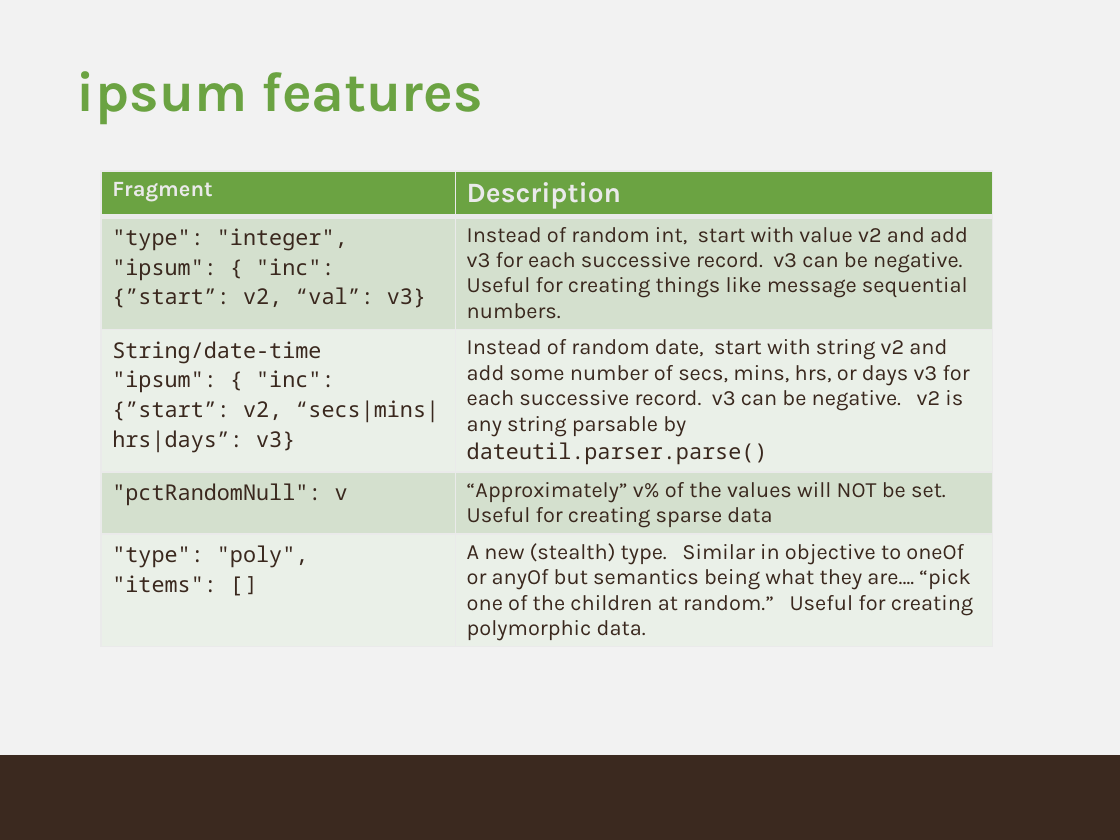
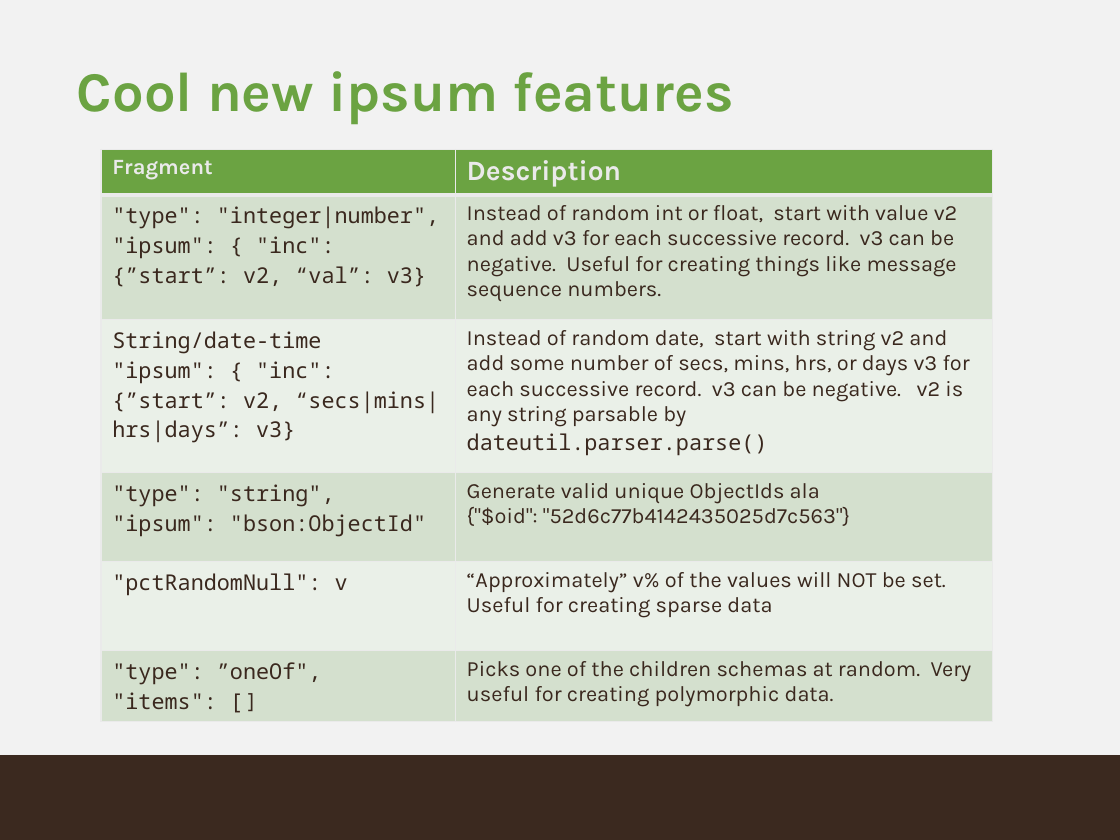
Before and after one commit to buzzm/ipsum, a slide deck: slide 5 of ipsum.pptx. Drawn at 1120x840 pixels with LibreOffice and Linux fonts; fonts in the diff are those of the drawing; background and template pictures are left out. Boxes give left, top, right and bottom in pixels: in the first picture for what was removed or moved away, otherwise in the second. Text is boxed around its words. In the diff, an @@ line names an element or a change of style, - is before the commit and + after.

Commit message:
Fix up docs, add inc for floats.

```diff
--- a/ipsum.pptx
+++ b/ipsum.pptx
@@ title at [77,71,734,125]: text changed @@
-ipsum features
+Cool new ipsum features
@@ table at [101,149,991,715] @@
@@ row 2, column 1: ""type": "integer", / "ipsum": { "inc": {”start”: v2, “val”: v3}" to ""type": "integer|number", / "ipsum": { "inc": {”start”: v2, “val”: v3}" @@
-row 2, column 2: Instead of random int, start with value v2 and add v3 for each successive record. v3 can be negative. Useful for creating things like message sequential numbers.
+row 2, column 2: Instead of random int or float, start with value v2 and add v3 for each successive record. v3 can be negative. Useful for creating things like message sequence numbers.
+row 4: "type": "string", / "ipsum": "bson:ObjectId" | Generate valid unique ObjectIds ala / {"$oid": "52d6c77b4142435025d7c563"}
@@ row 6, column 1: ""type": "poly", / "items": [ ]" to ""type": ”oneOf", / "items": [ ]" @@
-row 6, column 2: A new (stealth) type. Similar in objective to oneOf or anyOf but semantics being what they are…. “pick one of the children at random.” Useful for creating polymorphic data.
+row 6, column 2: Picks one of the children schemas at random. Very useful for creating polymorphic data.
@@ table: place and size @@
-table at [101,171,991,645]
+table at [101,149,991,715]
```
Also in this commit, not shown: 3 other slides changed, 1 slide added, 7 other files.
